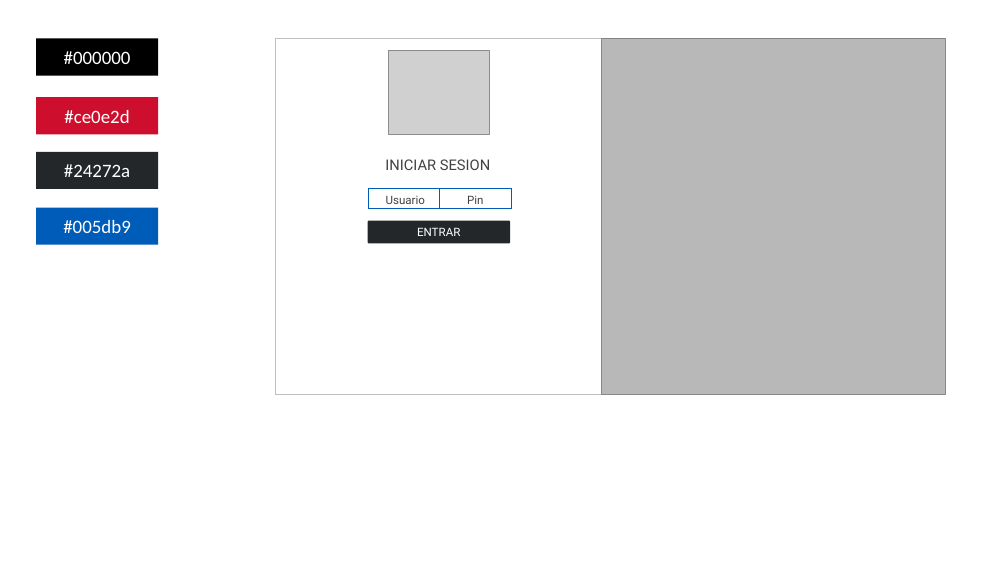
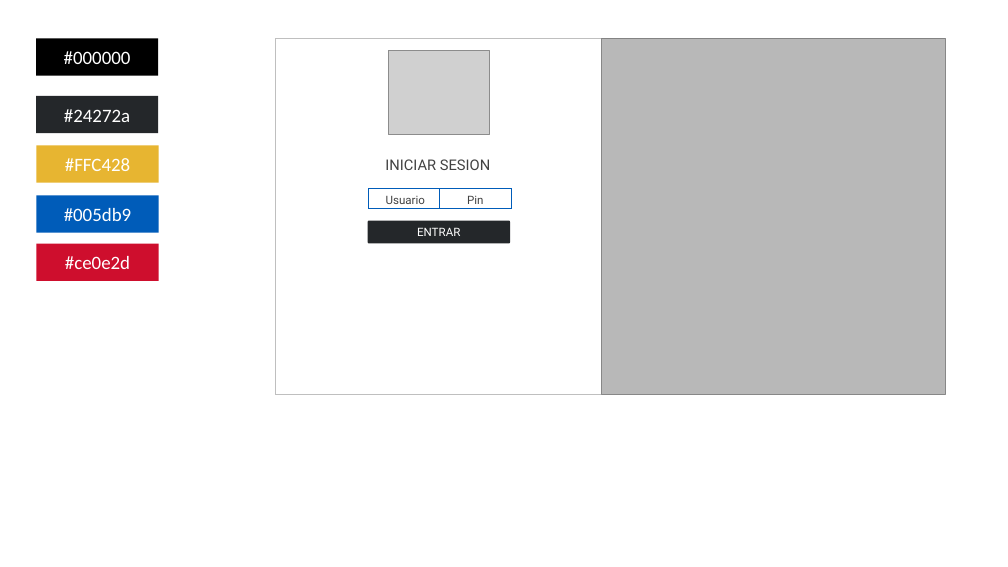
Before and after one commit to ITT-2153/GymSystem, a slide deck: slide 1 of UI.pptx. Drawn at 1008x567 pixels with LibreOffice and Linux fonts; fonts in the diff are those of the drawing; grey boxes stand for pictures. Boxes give left, top, right and bottom in pixels: in the first picture for what was removed or moved away, otherwise in the second. Text is boxed around its words. In the diff, an @@ line names an element or a change of style, - is before the commit and + after.

```diff
--- a/UI.pptx
+++ b/UI.pptx
@@ rectangle "#24272a": place and size @@
-rectangle "#24272a" at (36,152,159,189)
+rectangle "#24272a" at (36,96,159,133)
@@ rectangle added at (36,145,159,182), fill #E7B531, 18 pt, text #FFFFFF @@
+#FFC428
@@ rectangle "#005db9": place and size @@
-rectangle "#005db9" at (36,208,159,245)
+rectangle "#005db9" at (36,195,159,232)
@@ rectangle "#ce0e2d": place and size @@
-rectangle "#ce0e2d" at (36,97,159,134)
+rectangle "#ce0e2d" at (36,243,159,281)
```
Also in this commit, not shown: 1 slide removed, 3 other files.
